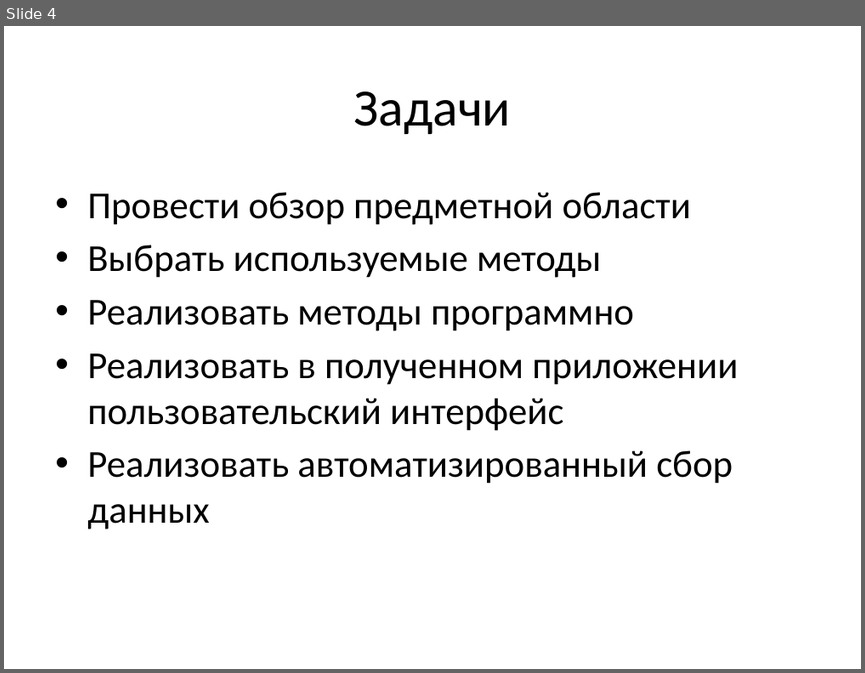
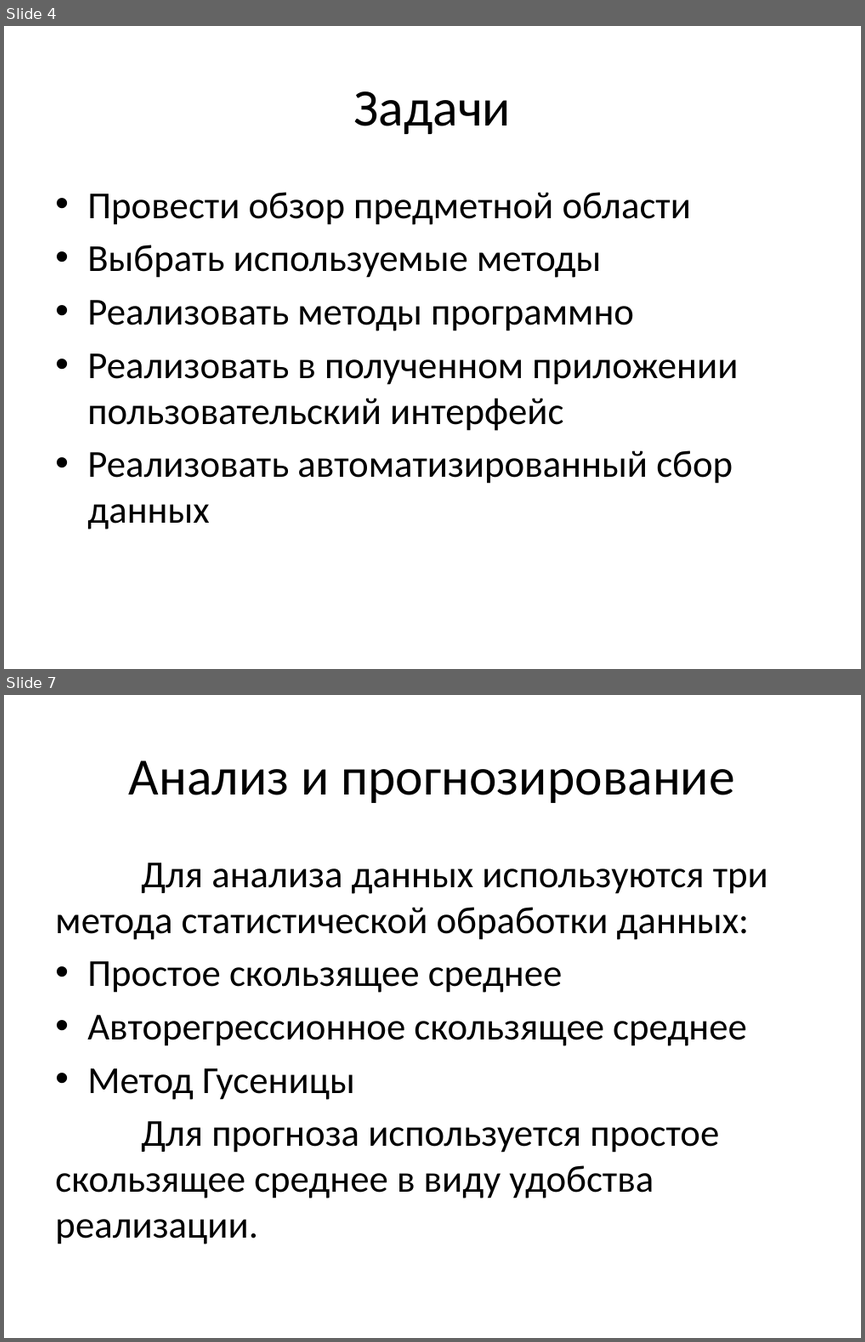
Before and after one commit to Leoprolder/diploma, a slide deck: Презентация.pptx. Shown one above the other, each under a label of ours: slide 4 before the commit, slides 4 and 7 after it; the slides between them are not shown. The pictures are 865x673 and 865x1342 pixels, drawn with LibreOffice and Linux fonts; fonts in the diff are those of the drawing. Boxes give left, top, right and bottom in pixels: in the first picture for what was removed or moved away, otherwise in the second. Text is boxed around its words. In the diff, an @@ line names an element or a change of style, - is before the commit and + after.

```diff
--- a/Презентация.pptx
+++ b/Презентация.pptx
@@ slide 7 added at bbox=[4, 695, 861, 1338], background #FFFFFF @@
@@ title added at bbox=[129, 760, 735, 803], 44 pt, text #000000 @@
+Анализ и прогнозирование
@@ text added at bbox=[55, 862, 768, 1244], 32 pt, text #000000 @@
+Для анализа данных используются три метода статистической обработки данных:
+• Простое скользящее среднее
+• Авторегрессионное скользящее среднее
+• Метод Гусеницы
+Для прогноза используется простое скользящее среднее в виду удобства реализации.
```
Also in this commit, not shown: 11 other slides added, 1 slide removed, 1 other file.
